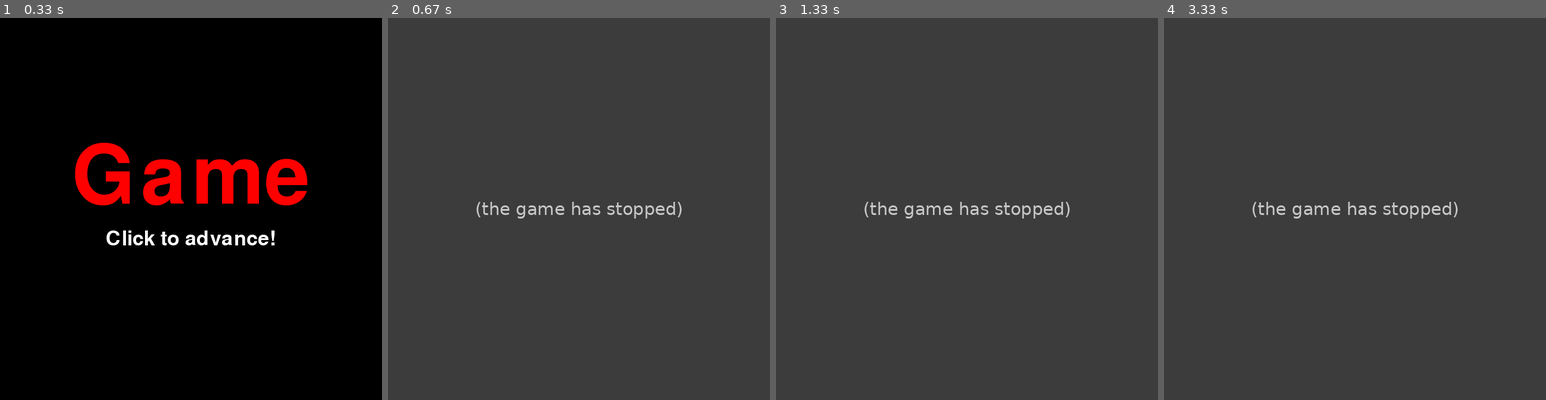
Above: before the commit, frames 1-4 (left to right).
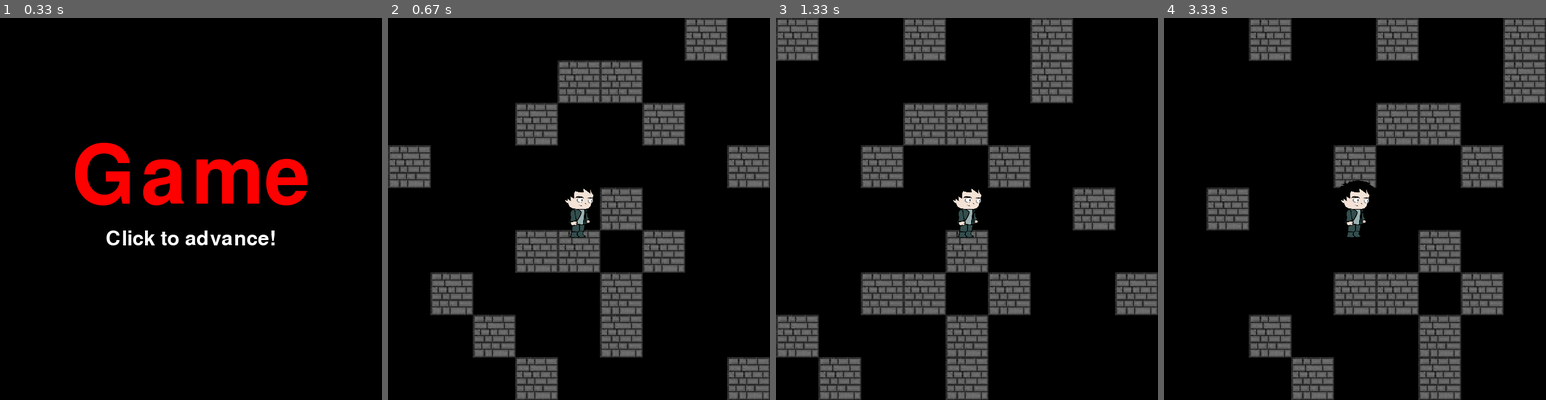
Above: after the commit, the same moments.

Repository: VagishVela/project-pygames
Game: pygame game, started from main.py
Two runs of this game, one before a commit and one after it. Both use one fixed random seed, a clock stepped at 60 frames per second and the inputs below.
Inputs (mouse positions are in pixels of both pictures, inside the frame that each line leads up to):
- Up to frame 1 (0.33 s): no input
- Up to frame 2 (0.67 s): press the mouse at (609, 224) at 0.37 s; move the mouse to (533, 262) at 0.47 s; release the mouse at (460, 296) at 0.6 s
- Up to frame 3 (1.33 s): tap W at 0.67 s; hold Right from 1 s (still down)
- Up to frame 4 (3.33 s): release Right at 1.47 s; hold Up 1.5-1.8 s; hold Left 2.33-2.87 s; hold Down 2.9-3.2 s; hold Left from 3.23 s (still down)

Frame 1 is identical in both runs. In frame 2, 93% of the frame differs, in the area x 0-100%, y 0-100%; in frame 3, 92%; in frame 4, 93%.
Error before the commit: TypeError: text must be a unicode or bytes (helper.py line 71); the game stopped at 0.37 s (later frames are placeholders)

Commit message:
fix bug with changing screen

Diff:
--- a/game/helper.py
+++ b/game/helper.py
@@ -119,6 +119,8 @@
         width: int | float,
         height: int | float,
         text: str = "Button",
+        module: str = None,
+        screen: str = None,
         on_click: Callable = None,
         once: bool = False,
     ):
@@ -129,6 +131,8 @@
         self.on_click = on_click
         self.once = once
         self.text = text
+        self.module = module
+        self.screen = screen
 
         self.fill_colors = {
             "normal": "#ffffff",
@@ -152,9 +156,9 @@
             if pygame.mouse.get_pressed(num_buttons=3)[0]:
                 self.button_surface.fill(self.fill_colors["pressed"])
                 if self.once:
-                    self.onclick()
+                    self.on_click(self)
                 elif not self.already_pressed:
-                    self.onclick()
+                    self.on_click(self)
                     self.already_pressed = True
             else:
                 self.already_pressed = False
--- a/game/views/menu.py
+++ b/game/views/menu.py
@@ -29,7 +29,9 @@
                 self.height / 2 + i * 60,
                 100,
                 50,
-                option,
+                text=option["name"],
+                module=option["module"],
+                screen=option["screen"],
                 on_click=self.on_button_click,
             )
             for i, option in enumerate(self.options)
@@ -37,12 +39,12 @@
         print(self.buttons)
 
     def on_button_click(self, button):
-        new_view = importlib.import_module(f"game.views.{button.text['module']}")
+        new_view = importlib.import_module(f"game.views.{button.module}")
         self.change_views(
-            getattr(new_view, button.text["screen"]),
+            getattr(new_view, button.screen),
             self.width,
             self.height,
-            button.text["screen"],
+            button.screen,
         )
 
     def on_update(self):
